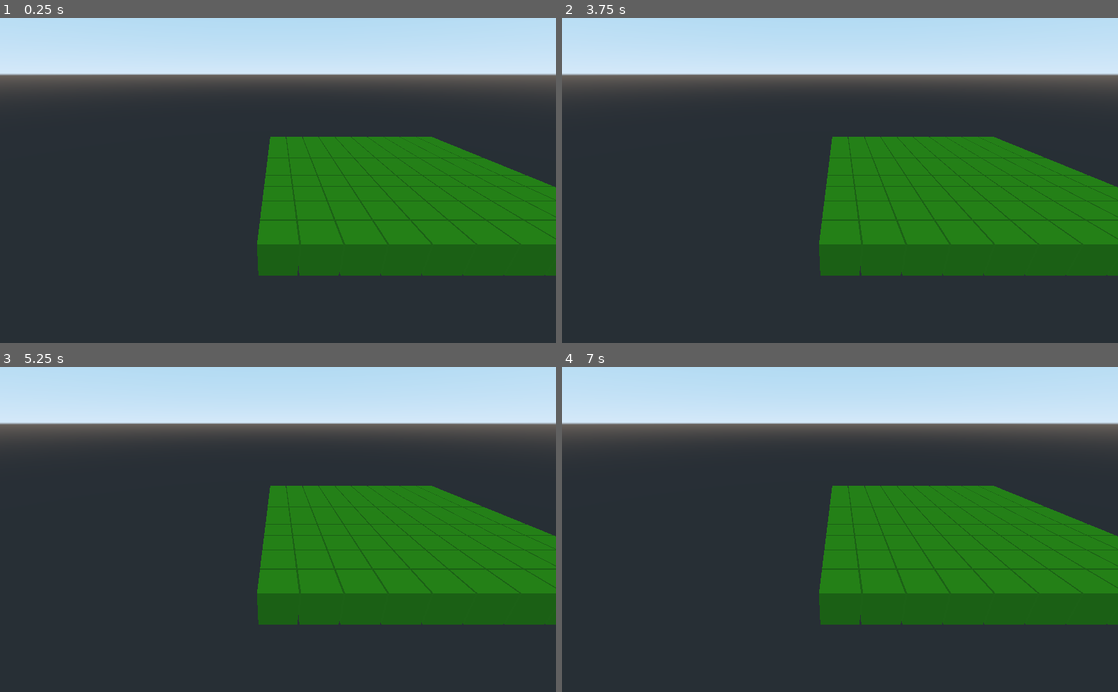
Above: before the commit, frames 1-4 (two rows, left to right).
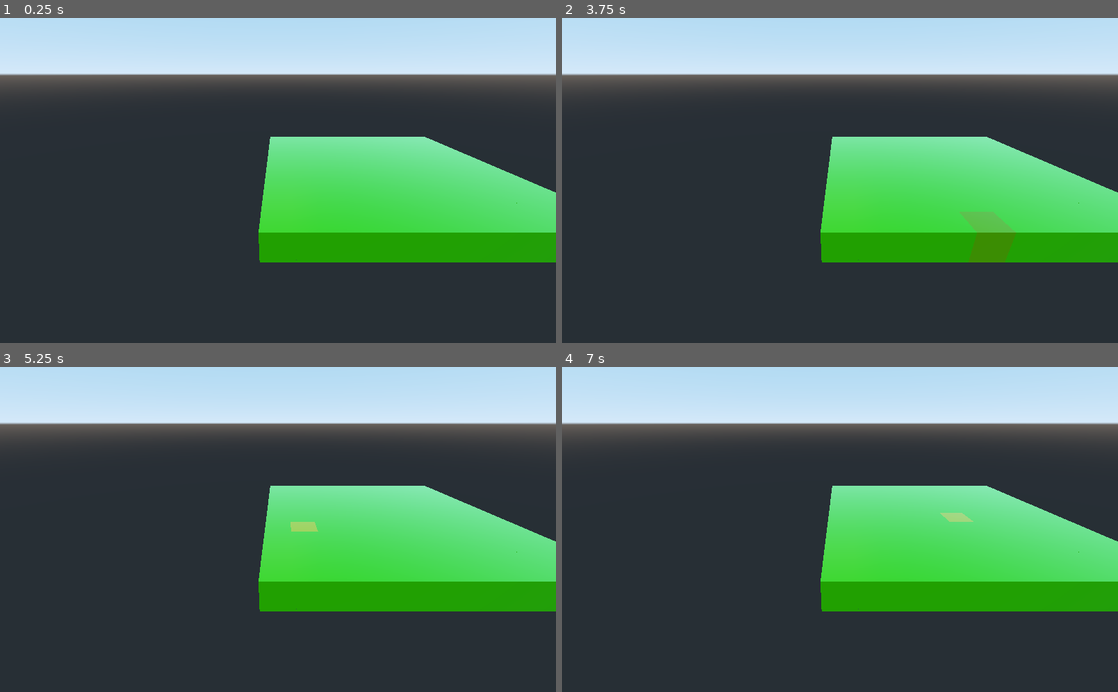
Above: after the commit, the same moments.

Repository: godisntheradio/GuardiaoMotores
Game: Godot game, scene res://Objects/Main.tscn
Same seed, same stepped clock (60 frames per second), same inputs: the game is played once before the commit and once after it.
Inputs (mouse positions are in pixels of both pictures, inside the frame that each line leads up to):
- Up to frame 1 (0.25 s): no input
- Up to frame 2 (3.75 s): tap Enter at 0.5, 2, 3.5 s; move the mouse to (962, 164) at 0.52 s; tap Space at 1.25, 2.75 s; move the mouse to (728, 196) at 1.27 s; move the mouse to (895, 109) at 2.02 s; move the mouse to (812, 245) at 2.77 s; move the mouse to (1006, 229) at 3.52 s
- Up to frame 3 (5.25 s): move the mouse to (111, 480) at 4.27 s; tap Space at 5 s; move the mouse to (305, 529) at 5.02 s
- Up to frame 4 (7 s): move the mouse to (756, 448) at 5.77 s; move the mouse to (962, 513) at 6.52 s

The runs differ from the first frame. In frame 1, 21% of the frame differs, in the area x 46-100%, y 36-80%; in frame 2, 21%; in frame 3, 21%; in frame 4, 21%.

Commit message:
raycast para tiles

Diff:
--- a/Project/Input.gd
+++ b/Project/Input.gd
@@ -10,6 +10,8 @@
 func _physics_process(delta):
 	var mouse = get_viewport().get_mouse_position()
 	var space_state = get_world().direct_space_state
-	var result = space_state.intersect_ray(translation, camera.project_ray_normal(mouse))
-	if(result):
-		print(result.position + " " + result.collider.get_name())
+	var dir = camera.project_ray_normal(mouse)
+	var origin = camera.project_ray_origin(mouse)
+	var result = space_state.intersect_ray(origin, origin + dir * 250 )
+#	if(result):
+#		print(result.collider.get_parent().get_name())
--- a/Project/Materials/Tile.tres
+++ b/Project/Materials/Tile.tres
@@ -1,4 +1,21 @@
-[gd_resource type="SpatialMaterial" format=2]
+[gd_resource type="ShaderMaterial" load_steps=2 format=2]
+
+[ext_resource path="res://Shader/tile.shader" type="Shader" id=1]
 
 [resource]
-albedo_color = Color( 0.215686, 0.611765, 0.0235294, 1 )
+resource_local_to_scene = true
+shader = ExtResource( 1 )
+shader_param/albedo = Color( 0.290196, 1, 0, 1 )
+shader_param/specular = null
+shader_param/metallic = null
+shader_param/roughness = null
+shader_param/point_size = null
+shader_param/metallic_texture_channel = null
+shader_param/roughness_texture_channel = null
+shader_param/uv1_scale = null
+shader_param/uv1_offset = null
+shader_param/uv2_scale = null
+shader_param/uv2_offset = null
+shader_param/should_blink = false
+shader_param/blink_color = Plane( 1, 1, 0, 0 )
+shader_param/blink_speed = 10.0
--- a/Project/Script/AStar.gd
+++ b/Project/Objects/MeshInstance.gd
@@ -1,5 +1,5 @@
-extends Object
-class_name AStar
+extends MeshInstance
+
 # Declare member variables here. Examples:
 # var a = 2
 # var b = "text"
--- a/Project/Objects/Tile.tscn
+++ b/Project/Objects/Tile.tscn
@@ -1,22 +1,63 @@
 [gd_scene load_steps=5 format=2]
 
-[ext_resource path="res://Script/Tile.gd" type="Script" id=1]
-[ext_resource path="res://Materials/Tile.tres" type="Material" id=2]
+[ext_resource path="res://Materials/Tile.tres" type="Material" id=1]
 
-[sub_resource type="CubeMesh" id=1]
+[sub_resource type="GDScript" id=3]
+script/source = "extends Spatial
+class_name Tile
+
+var terrain_type
+var elevation
+var blocked
+var pos
+
+var hover : bool
+var material_ref
+
+func _ready():
+	hover = false
+	material_ref = get_node(\"MeshInstance\").get_surface_material(0)
+	pass # Replace with function body.
+
+# Called every frame. 'delta' is the elapsed time since the previous frame.
+#func _process(delta):
+#	pass
+
+func _on_RigidBody_mouse_exited():
+	hover = false
+	stop_blinking()
+	pass # Replace with function body.
+func _on_RigidBody_mouse_entered():
+	hover = true
+	start_blinking()
+	pass # Replace with function body.
+
+
+
+func start_blinking():
+	material_ref.set_shader_param(\"should_blink\",true)
+	pass
+func stop_blinking():
+	material_ref.set_shader_param(\"should_blink\",false)
+	pass
+"
+
+[sub_resource type="CubeMesh" id=4]
 
 [sub_resource type="BoxShape" id=2]
 
 [node name="Tile" type="Spatial"]
-script = ExtResource( 1 )
+script = SubResource( 3 )
 
 [node name="MeshInstance" type="MeshInstance" parent="."]
-material_override = ExtResource( 2 )
-mesh = SubResource( 1 )
-material/0 = null
+mesh = SubResource( 4 )
+material/0 = ExtResource( 1 )
 
 [node name="RigidBody" type="RigidBody" parent="."]
 mode = 1
 
 [node name="CollisionShape" type="CollisionShape" parent="RigidBody"]
 shape = SubResource( 2 )
+
+[connection signal="mouse_entered" from="RigidBody" to="." method="_on_RigidBody_mouse_entered"]
+[connection signal="mouse_exited" from="RigidBody" to="." method="_on_RigidBody_mouse_exited"]
--- a/Project/Script/Human.gd
+++ b/Project/Script/Human.gd
@@ -5,15 +5,12 @@
 # var b = "text"
 var selected : Unit
 var turn : bool
-var
-
 # Called when the node enters the scene tree for the first time.
 func _ready():
 	pass # Replace with function body.
 
 # Called every frame. 'delta' is the elapsed time since the previous frame.
 func _process(delta):
-	if(turn):
 
 	pass
 func begin_turn():
--- a/Project/Script/Map.gd
+++ b/Project/Script/Map.gd
@@ -14,8 +14,9 @@
 			var instance = TileClass.instance()
 			var mesh = instance.get_node("MeshInstance").mesh as CubeMesh
 			add_child(instance)
-			instance.translate(Vector3(translation.x + 2.1 * x, 0 , translation.z + 2.1 * y ))
+			instance.translate(Vector3(translation.x + mesh.size.x * x, 0 , translation.z + mesh.size.z * y ))
 			mapTiles.append(instance)
+			instance.name = instance.name + str(x) + str(y)
 	pass # Replace with function body.
 
 # Called every frame. 'delta' is the elapsed time since the previous frame.
--- a/Project/Script/Tile.gd
+++ b/Project/Script/Tile.gd
@@ -1,17 +1,37 @@
 extends Spatial
 class_name Tile
-# Declare member variables here. Examples:
-# var a = 2
-# var b = "text"
+
 var terrain_type
 var elevation
 var blocked
 var pos
 
-# Called when the node enters the scene tree for the first time.
+var hover : bool
+var material_ref
+
 func _ready():
+	hover = false
+	material_ref = get_node("MeshInstance").get_surface_material(0)
 	pass # Replace with function body.
 
 # Called every frame. 'delta' is the elapsed time since the previous frame.
 #func _process(delta):
 #	pass
+
+func _on_RigidBody_mouse_exited():
+	hover = false
+	stop_blinking()
+	pass # Replace with function body.
+func _on_RigidBody_mouse_entered():
+	hover = true
+	start_blinking()
+	pass # Replace with function body.
+
+
+
+func start_blinking():
+	material_ref.set_shader_param("should_blink",true)
+	pass
+func stop_blinking():
+	material_ref.set_shader_param("should_blink",false)
+	pass
--- /dev/null
+++ b/Project/Shader/tile.shader
@@ -0,0 +1,48 @@
+shader_type spatial;
+render_mode blend_mix,depth_draw_opaque,cull_back,diffuse_burley,specular_schlick_ggx;
+uniform vec4 albedo : hint_color;
+uniform sampler2D texture_albedo : hint_albedo;
+uniform float specular;
+uniform float metallic;
+uniform float roughness : hint_range(0,1);
+uniform float point_size : hint_range(0,128);
+uniform sampler2D texture_metallic : hint_white;
+uniform vec4 metallic_texture_channel;
+uniform sampler2D texture_roughness : hint_white;
+uniform vec4 roughness_texture_channel;
+uniform vec3 uv1_scale;
+uniform vec3 uv1_offset;
+uniform vec3 uv2_scale;
+uniform vec3 uv2_offset;
+
+uniform bool should_blink;
+uniform vec4 blink_color;
+uniform float blink_speed;
+
+void vertex() {
+	UV=UV*uv1_scale.xy+uv1_offset.xy;
+}
+
+
+
+
+void fragment() {
+	vec2 base_uv = UV;
+	vec4 albedo_tex = texture(texture_albedo,base_uv);
+	// blinking code --
+	float clamped_time = (sin ( TIME * blink_speed ) + 1.0) / 2.0;
+	vec4 blinking = blink_color * clamped_time;
+	if(!should_blink)
+	{
+		ALBEDO = albedo.rgb * albedo_tex.rgb;
+	}
+	else
+	{
+		ALBEDO = mix(albedo.rgb * albedo_tex.rgb, blinking.rgb, clamped_time);
+	}
+	float metallic_tex = dot(texture(texture_metallic,base_uv),metallic_texture_channel);
+	METALLIC = metallic_tex * metallic;
+	float roughness_tex = dot(texture(texture_roughness,base_uv),roughness_texture_channel);
+	ROUGHNESS = roughness_tex * roughness;
+	SPECULAR = specular;
+}
--- a/Project/project.godot
+++ b/Project/project.godot
@@ -9,11 +9,6 @@
 config_version=4
 
 _global_script_classes=[ {
-"base": "Object",
-"class": "AStar",
-"language": "GDScript",
-"path": "res://Script/AStar.gd"
-}, {
 "base": "Spatial",
 "class": "Map",
 "language": "GDScript",
@@ -40,7 +35,6 @@
 "path": "res://Script/Unit.gd"
 } ]
 _global_script_class_icons={
-"AStar": "",
 "Map": "",
 "Player": "",
 "Stats": "",
